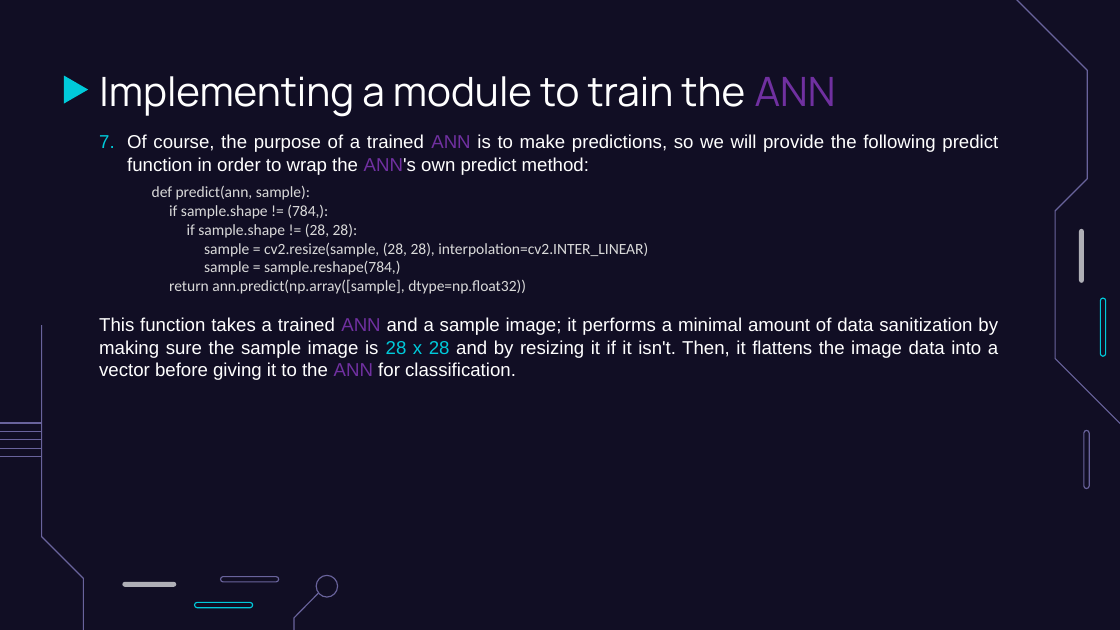
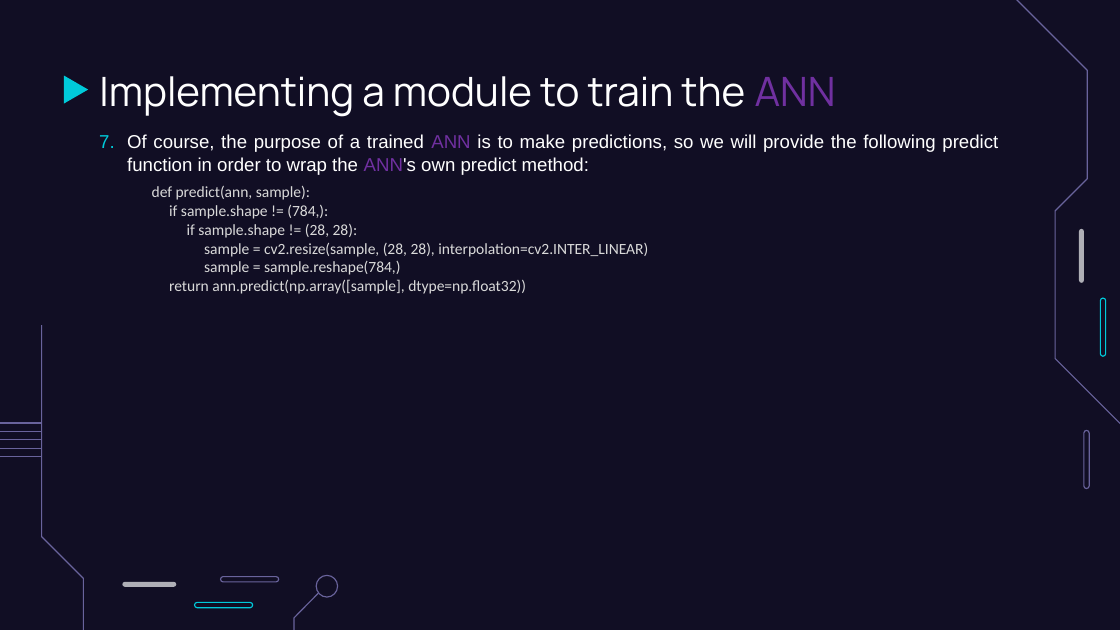
Before and after one commit to MrMrProgrammer/ANN-presentation, a slide deck: slide 37 of ANN.pptx. Drawn at 1120x630 pixels with LibreOffice and Linux fonts; fonts in the diff are those of the drawing. Boxes give left, top, right and bottom in pixels: in the first picture for what was removed or moved away, otherwise in the second. Text is boxed around its words. In the diff, an @@ line names an element or a change of style, - is before the commit and + after.

```diff
--- a/ANN.pptx
+++ b/ANN.pptx
@@ text at (99,317,998,380): paragraph removed @@
-This function takes a trained ANN and a sample image; it performs a minimal amount of data sanitization by making sure the sample image is 28 x 28 and by resizing it if it isn't. Then, it flattens the image data into a vector before giving it to the ANN for classification.
```
Also in this commit, not shown: 4 other slides changed, 1 other file.
